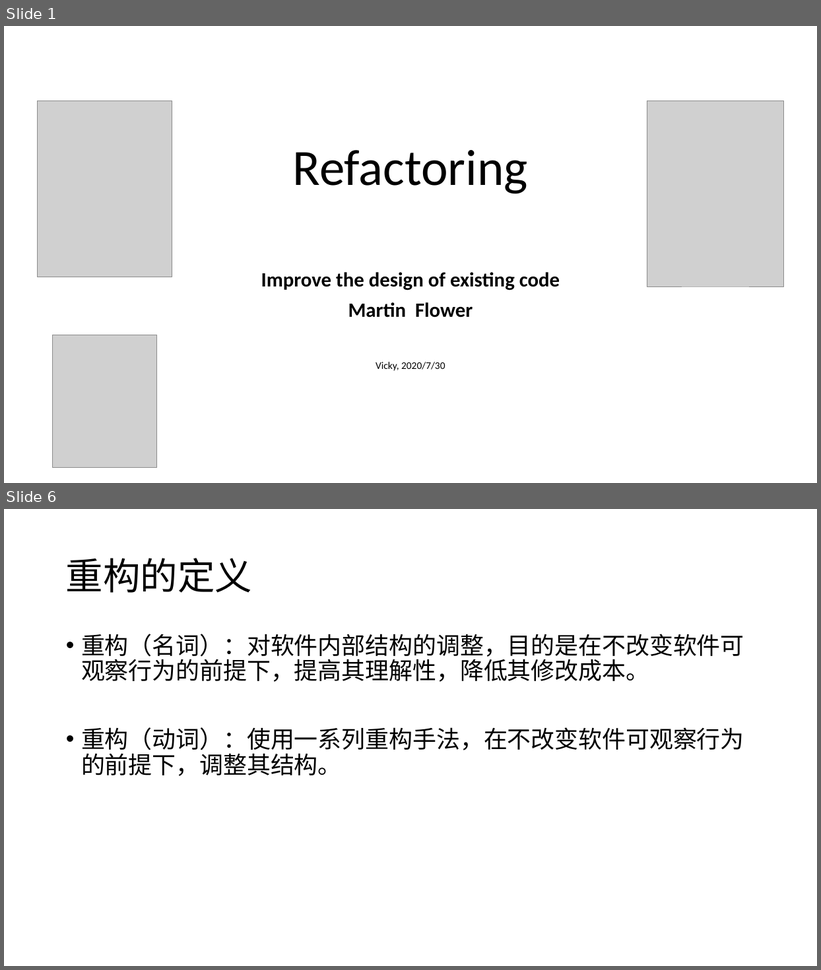
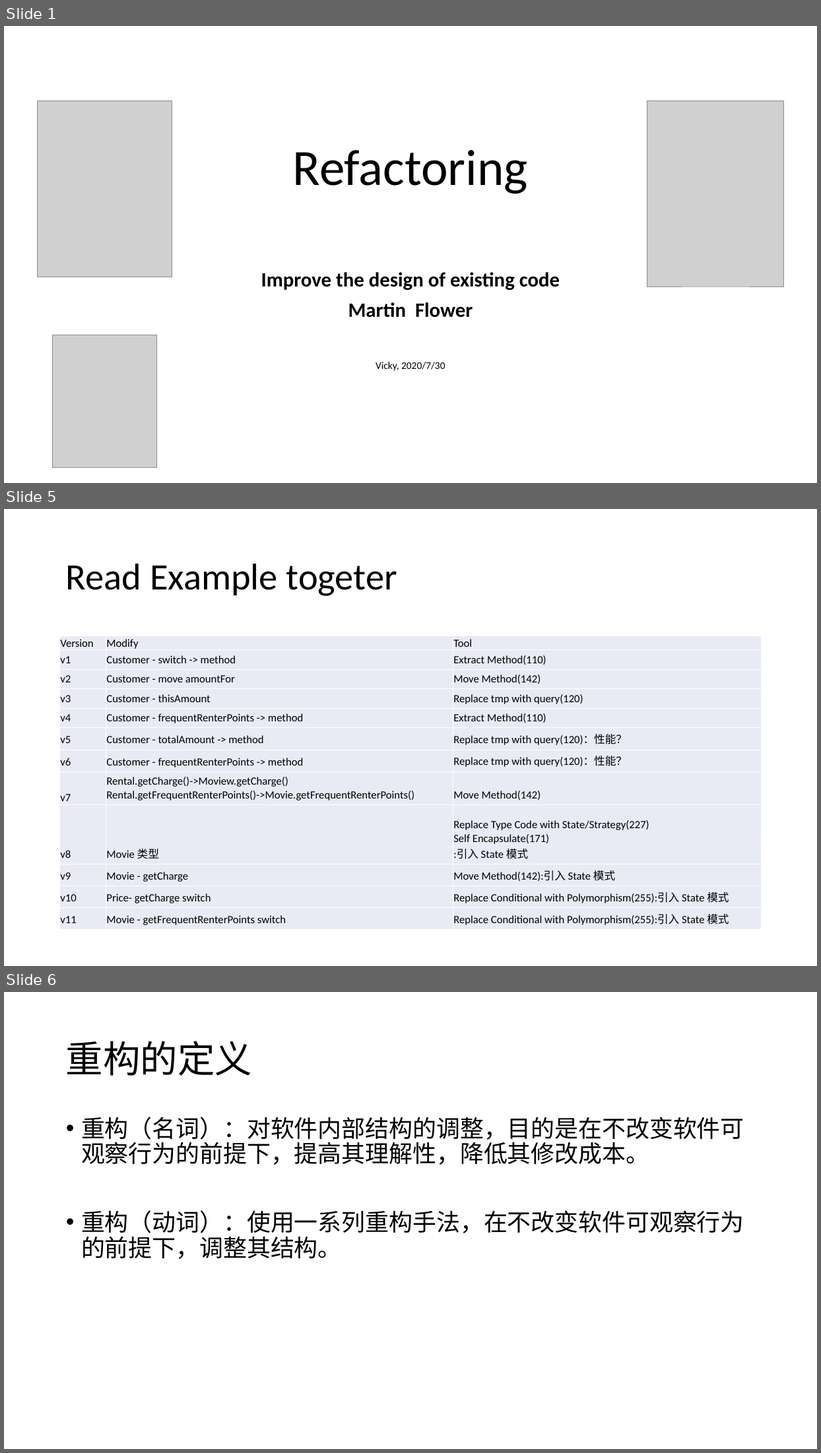
Before and after one commit to YingVickyCao/YingVickyCao.github.io, a slide deck: books/refactoring_improve_the_design_of_existing_code/Refactoring.pptx. Shown one above the other, each under a label of ours: slides 1 and 6 before the commit, slides 1, 5 and 6 after it; the slides between them are not shown. The pictures are 821x970 and 821x1453 pixels, drawn with LibreOffice and Linux fonts; fonts in the diff are those of the drawing; grey boxes stand for pictures. Boxes give left, top, right and bottom in pixels: in the first picture for what was removed or moved away, otherwise in the second. Text is boxed around its words. In the diff, an @@ line names an element or a change of style, - is before the commit and + after.

```diff
--- a/books/refactoring_improve_the_design_of_existing_code/Refactoring.pptx
+++ b/books/refactoring_improve_the_design_of_existing_code/Refactoring.pptx
@@ slide 5 added at [4,509,817,966], background #FFFFFF @@
@@ title added at [66,563,397,596], 44 pt, text #000000 @@
+Read Example togeter
@@ table added at [60,636,762,928], 12 rows, 3 columns @@
+Version | Modify | Tool
+v1 | Customer - switch -> method | Extract Method(110)
+v2 | Customer - move amountFor | Move Method(142)
+v3 | Customer - thisAmount | Replace tmp with query(120)
+v4 | Customer - frequentRenterPoints -> method | Extract Method(110)
+v5 | Customer - totalAmount -> method | Replace tmp with query(120)：性能？
+v6 | Customer - frequentRenterPoints -> method | Replace tmp with query(120)：性能？
+v7 | Rental.getCharge()->Moview.getCharge() Rental.getFrequentRenterPoints()->Movie.getFrequentRenterPoints() | Move Method(142)
+v8 | Movie 类型 | Replace Type Code with State/Strategy(227) Self Encapsulate(171) :引入 State 模式
+v9 | Movie - getCharge | Move Method(142):引入 State 模式
+v10 | Price- getCharge switch | Replace Conditional with Polymorphism(255):引入 State 模式
+v11 | Movie - getFrequentRenterPoints switch | Replace Conditional with Polymorphism(255):引入 State 模式
```
Also in this commit, not shown: 7 slides changed, 7 other slides added, 1 slide removed, 1 other file.
